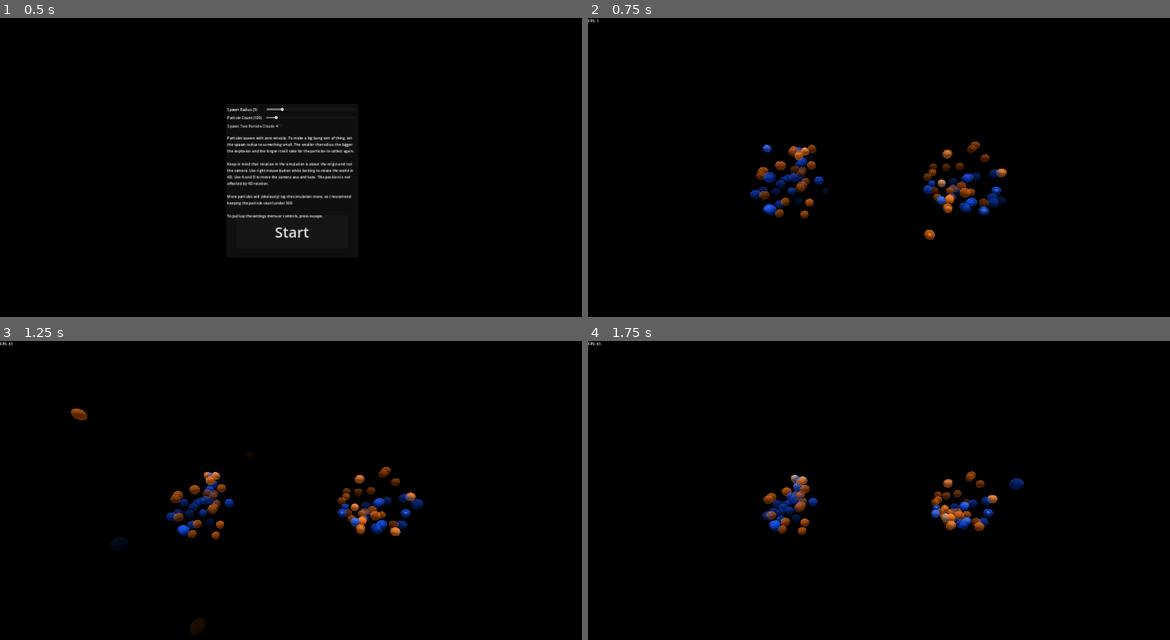
Above: before the commit, frames 1-4 (two rows, left to right).
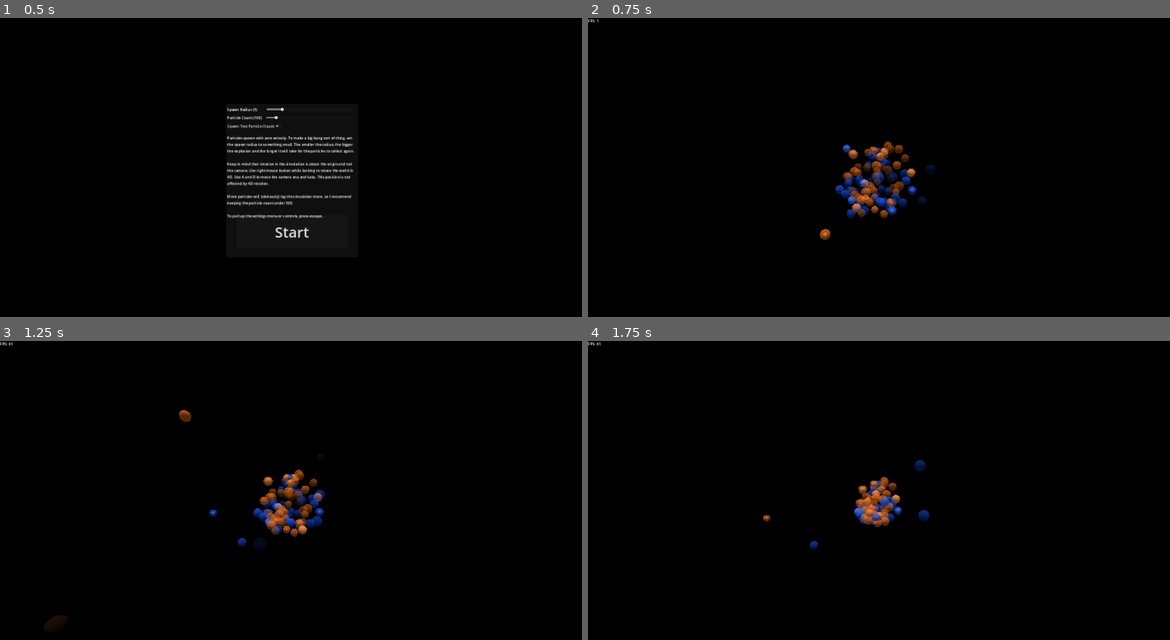
Above: after the commit, the same moments.

Repository: Z53-INCOMING/4D-Gravity-Simulator
Game: Godot game, scene res://world.tscn
The game is run twice, just before and just after one commit, with the same random seed, the same clock (stepped at 60 frames per second) and the same inputs.
Inputs (mouse positions are in pixels of both pictures, inside the frame that each line leads up to):
- Up to frame 1 (0.5 s): no input
- Up to frame 2 (0.75 s): click "Start" at 0.5 s
- Up to frame 3 (1.25 s): no input
- Up to frame 4 (1.75 s): move the mouse to (1007, 487) at 1.27 s; hold Right mouse button (4d look) from 1.28 s (still down)

Frame 1 is identical in both runs. In frame 2, 4.3% of the frame differs, in the area x 27-72%, y 41-75%; in frame 3, 4.0%; in frame 4, 2.9%.

Commit message:
two annoying bugs, fixed

Diff:
--- a/project.godot
+++ b/project.godot
@@ -23,7 +23,8 @@
 
 window/size/viewport_width=2560
 window/size/viewport_height=1440
-window/size/mode=4
+window/size/window_width_override=1280
+window/size/window_height_override=720
 window/stretch/mode="canvas_items"
 
 [input]
--- a/world.gd
+++ b/world.gd
@@ -15,7 +15,7 @@
 @onready var menu = $UI/Pause
 
 func start():
-	if $UI/Panel/DualSpawn.pressed:
+	if $UI/Panel/DualSpawn.button_pressed:
 		for p in floor(particles / 2.0):
 			spawn_particle(get_point_in_hypersphere(spawn_radius) + Vector4(spawn_radius * 2.0, 0, 0, 0))
 		for p in ceil(particles / 2.0):
--- a/world.tscn
+++ b/world.tscn
@@ -121,7 +121,6 @@
 offset_top = 8.0
 offset_right = 335.0
 offset_bottom = 39.0
-min_value = 1.0
 max_value = 15.0
 step = 0.5
 value = 5.0
